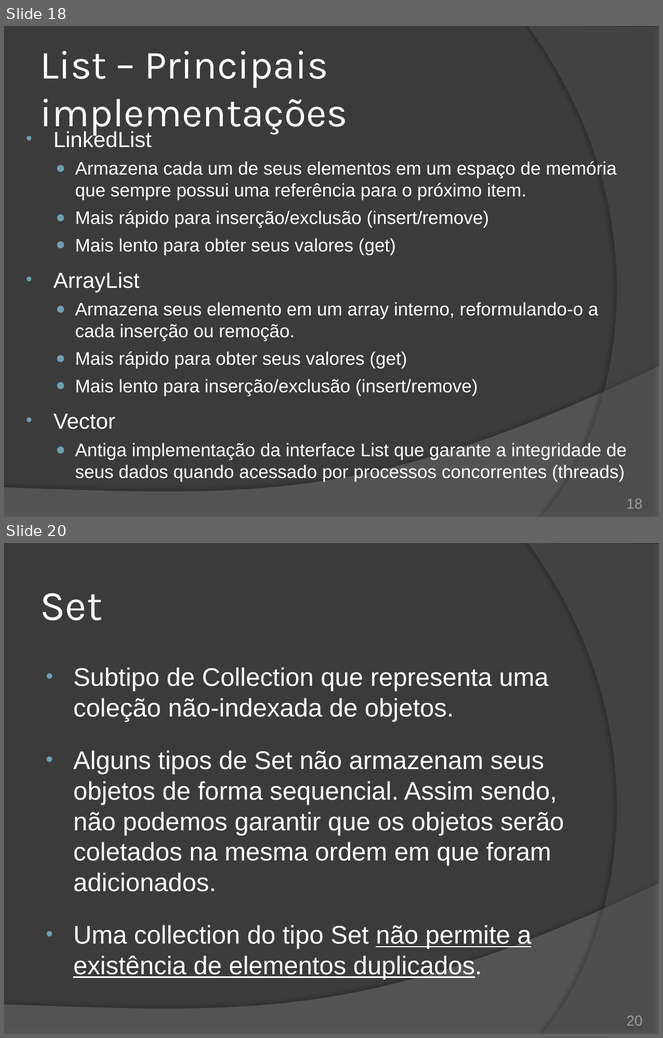
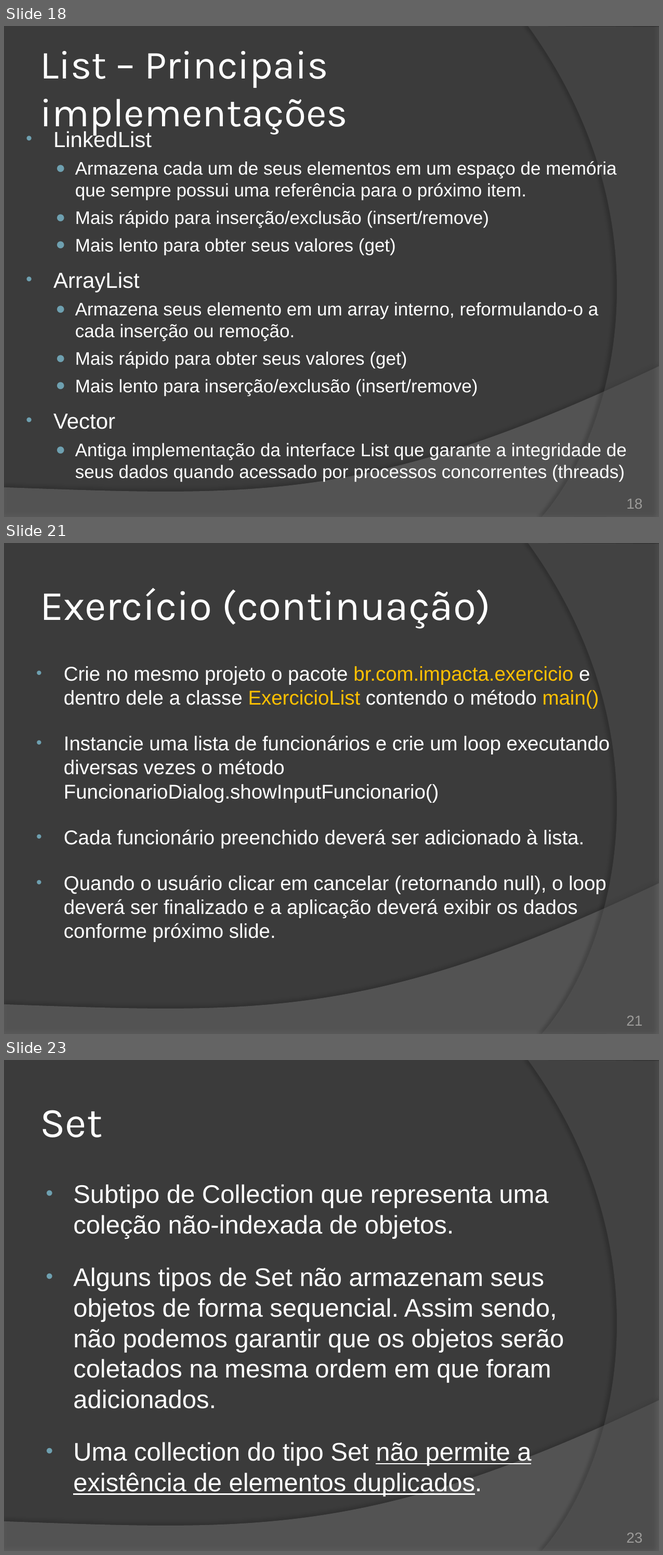
Before and after one commit to duchesqui/slzvieira-training, a slide deck: 2-Java-Programmer-Modulo-II/10.Capitulo04.pptx. Shown one above the other, each under a label of ours: slides 18 and 20 before the commit, slides 18, 21 and 23 after it; the slides between them are not shown. The pictures are 663x1038 and 663x1555 pixels, drawn with LibreOffice and Linux fonts; fonts in the diff are those of the drawing. Boxes give left, top, right and bottom in pixels: in the first picture for what was removed or moved away, otherwise in the second. Text is boxed around its words. In the diff, an @@ line names an element or a change of style, - is before the commit and + after.

Commit message:
Collections - Exercício.

```diff
--- a/2-Java-Programmer-Modulo-II/10.Capitulo04.pptx
+++ b/2-Java-Programmer-Modulo-II/10.Capitulo04.pptx
@@ slide 21 added at bbox=[4, 543, 659, 1034], background #3B3B3B; not listed: 2 template elements that a slide beside it also shows @@
@@ title added at bbox=[40, 588, 491, 629], 46 pt, text #FFFFFF @@
+Exercício (continuação)
@@ text added at bbox=[64, 666, 610, 942], 22 pt, text #FFFFFF @@
+• Crie no mesmo projeto o pacote br.com.impacta.exercicio e dentro dele a classe ExercicioList contendo o método main()
+• Instancie uma lista de funcionários e crie um loop executando diversas vezes o método FuncionarioDialog.showInputFuncionario()
+• Cada funcionário preenchido deverá ser adicionado à lista.
+• Quando o usuário clicar em cancelar (retornando null), o loop deverá ser finalizado e a aplicação deverá exibir os dados conforme próximo slide.
@@ page number added at bbox=[626, 1016, 643, 1026], 16 pt, text #9D9B9A @@
+21
@@ what was slide 20 is now slide 23 @@
@@ page number at bbox=[626, 1533, 643, 1543]: text changed @@
-20
+23
```
Also in this commit, not shown: 1 slide changed, 4 other slides added, 2 slides removed, 2 other files.
